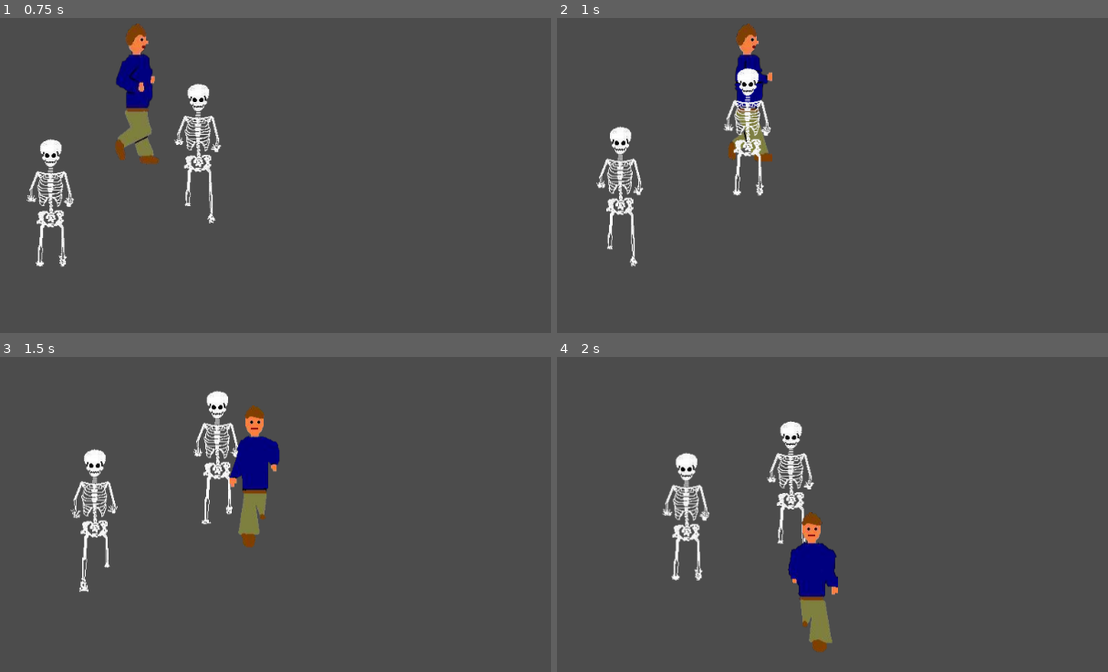
Above: before the commit, frames 1-4 (two rows, left to right).
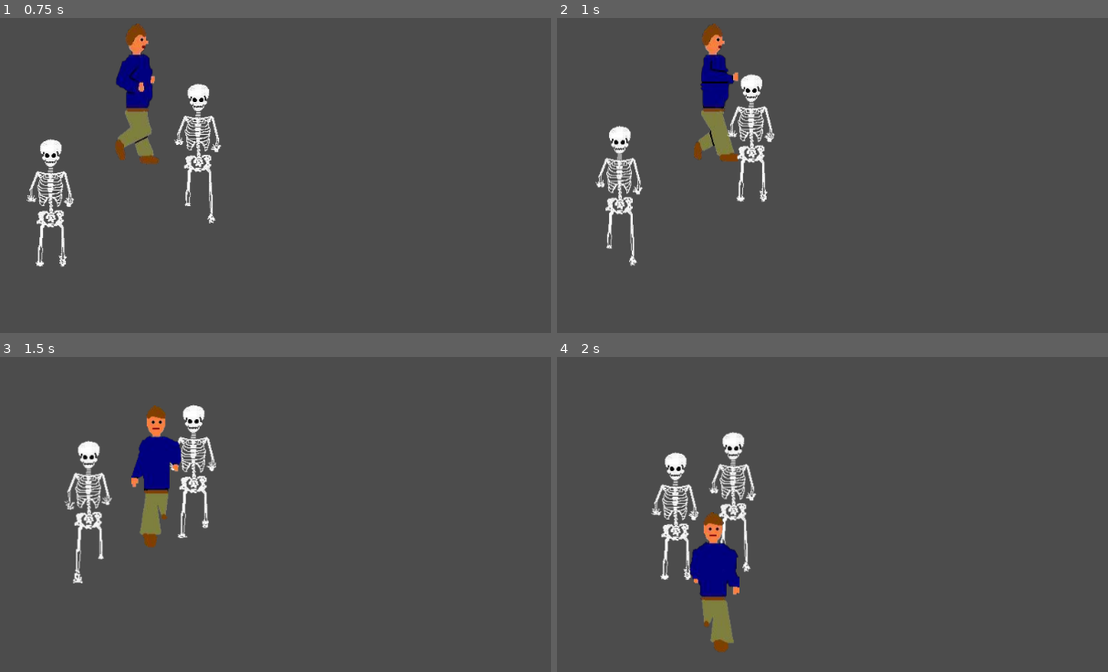
Above: after the commit, the same moments.

Repository: JohnyBuk/TotalMaster
Game: Godot game, scene res://scenes/TestLevel.tscn
Same seed, same stepped clock (60 frames per second), same inputs: the game is played once before the commit and once after it.
Inputs:
- Up to frame 1 (0.75 s): hold Right (ui_right) from 0.53 s (still down)
- Up to frame 2 (1 s): keep holding Right (ui_right)
- Up to frame 3 (1.5 s): release Right (ui_right) at 1.28 s; hold Down (ui_down) from 1.28 s (still down)
- Up to frame 4 (2 s): keep holding Down (ui_down)

Frame 1 is identical in both runs. In frame 2, 5.1% of the frame differs, in the area x 6-40%, y 1-79%; in frame 3, 8.1%; in frame 4, 8.5%, in the area x 17-51%, y 20-94%.

Commit message:
player better collisions

Diff:
--- a/scenes/Player.tscn
+++ b/scenes/Player.tscn
@@ -59,26 +59,35 @@
 radius = 21.694
 height = 96.3463
 
-[node name="Player" type="Node2D"]
+[sub_resource type="CapsuleShape2D" id=4]
+radius = 37.2473
+height = 139.037
+
+[node name="Player" type="KinematicBody2D"]
+collision_layer = 2
+collision_mask = 0
 script = ExtResource( 5 )
 speed = 300
 
 [node name="AnimatedSprite" type="AnimatedSprite" parent="."]
 frames = SubResource( 1 )
 animation = "walk_down"
-frame = 4
 playing = true
 
-[node name="Head" type="KinematicBody2D" parent="."]
-collision_layer = 2
-collision_mask = 2
+[node name="Head" type="StaticBody2D" parent="."]
+collision_mask = 5
 
 [node name="CollisionShape2D" type="CollisionShape2D" parent="Head"]
 position = Vector2( -1.162, -77.7194 )
 shape = SubResource( 2 )
 
-[node name="Body" type="KinematicBody2D" parent="."]
+[node name="Body" type="StaticBody2D" parent="."]
+collision_layer = 2
+collision_mask = 4
 
 [node name="CollisionShape2D" type="CollisionShape2D" parent="Body"]
 position = Vector2( -0.624222, 14.5233 )
 shape = SubResource( 3 )
+
+[node name="CollisionShape2D" type="CollisionShape2D" parent="."]
+shape = SubResource( 4 )
--- a/scripts/Player.gd
+++ b/scripts/Player.gd
@@ -1,4 +1,4 @@
-extends Node2D
+extends KinematicBody2D
 
 export var speed = 400
 var last_velocity = Vector2(0, 1)
@@ -54,13 +54,7 @@
 	return velocity.normalized()
 
 
-func move(velocity: Vector2):
-	var collision = $Head.move_and_collide(velocity)
-	$AnimatedSprite.position = $Head.position
-	$Body.position = $Head.position
-
-
 func _physics_process(delta):
 	var velocity = get_input()
 	animates_player(velocity)
-	move(velocity * delta * speed)
+	move_and_collide(velocity * delta * speed)
Not shown: 1 places in scenes/Player.tscn that only renumber resources
